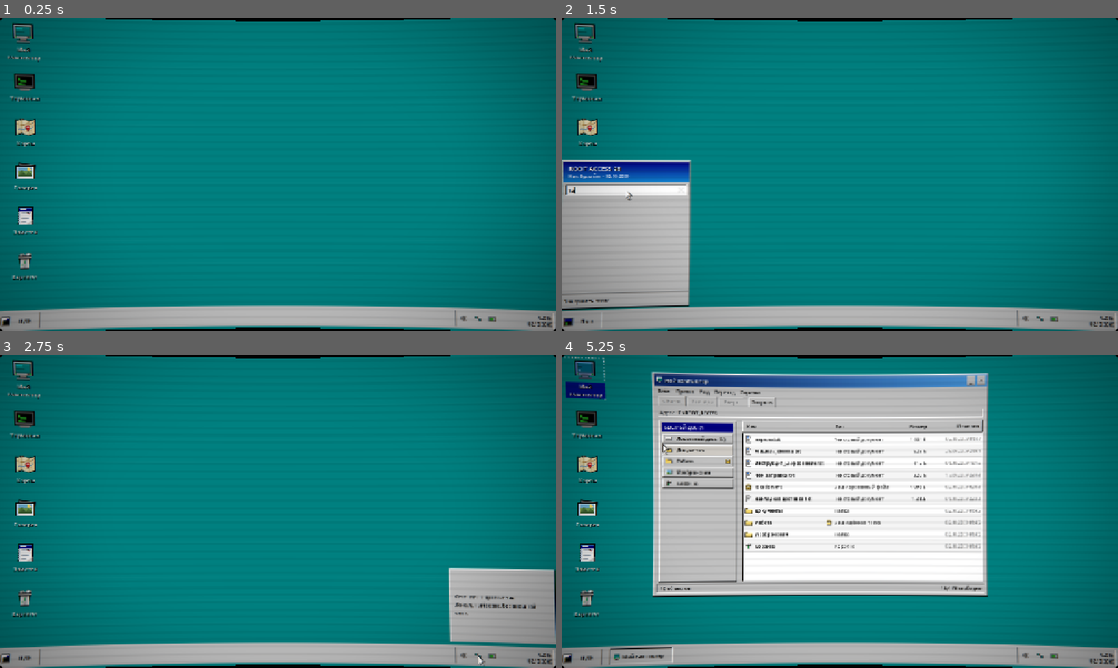
Above: before the commit, frames 1-4 (two rows, left to right).
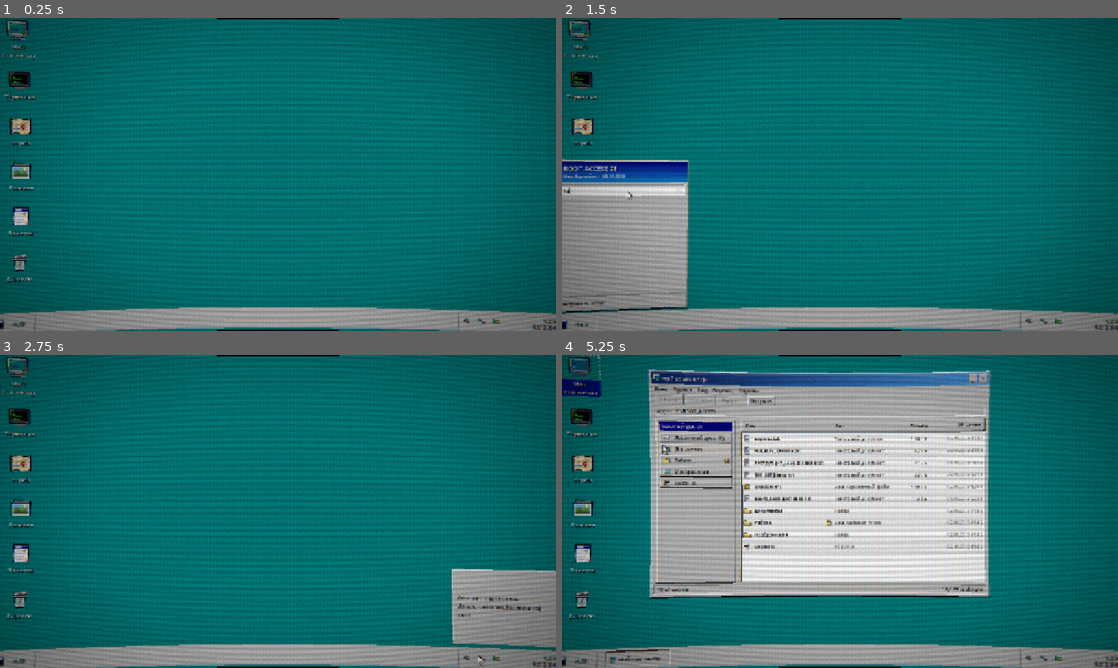
Above: after the commit, the same moments.

Repository: nikkey31/root_access
Game: Godot game, scene res://scenes/desktop/Desktop.tscn
Same seed, same stepped clock (60 frames per second), same inputs: the game is played once before the commit and once after it.
Inputs (mouse positions are in pixels of both pictures, inside the frame that each line leads up to):
- Up to frame 1 (0.25 s): no input
- Up to frame 2 (1.5 s): click "Пуск" at 0.5 s; click (623, 190) at 1.27 s; type "12" at 1.35 s
- Up to frame 3 (2.75 s): click (478, 655) at 2 s
- Up to frame 4 (5.25 s): click (1056, 655) at 2.75 s; click (1029, 655) at 3.5 s; tap Enter at 4.25 s; drag from (840, 511) to (895, 442) at 4.27 s; tap Space at 5 s; drag from (589, 380) to (812, 574) at 5.02 s

The runs differ from the first frame. In frame 1, 21% of the frame differs, in the area x 0-100%, y 0-100%; in frame 2, 25%; in frame 3, 23%; in frame 4, 43%.

Commit message:
style(ui): hardcore pixelated retro CRT without modern rounding + remove all spoilers and heavy hints

Diff:
--- a/scenes/desktop/Desktop.tscn
+++ b/scenes/desktop/Desktop.tscn
@@ -25,12 +25,17 @@
 
 [sub_resource type="ShaderMaterial" id="ShaderMaterial_crt"]
 shader = ExtResource("18_crt")
-shader_parameter/curvature = 0.05
-shader_parameter/zoom = 0.97
-shader_parameter/corner_radius = 0.03
-shader_parameter/vignette_strength = 0.12
-shader_parameter/aberration = 0.0004
+shader_parameter/curvature = 0.06
+shader_parameter/zoom = 0.98
+shader_parameter/corner_radius = 0.01
+shader_parameter/vignette_strength = 0.18
+shader_parameter/aberration = 0.0007
 shader_parameter/aspect = 1.7777778
+shader_parameter/pixel_resolution = Vector2(800, 450)
+shader_parameter/scanline_strength = 0.15
+shader_parameter/grille_strength = 0.06
+shader_parameter/color_levels = 32.0
+shader_parameter/noise_strength = 0.022
 
 [sub_resource type="SystemFont" id="SystemFont_bold"]
 font_names = PackedStringArray("Tahoma", "MS Sans Serif", "Segoe UI", "Arial")
--- a/scenes/ui/FinalTimerBar.tscn
+++ b/scenes/ui/FinalTimerBar.tscn
@@ -3,14 +3,12 @@
 [ext_resource type="Script" path="res://scripts/ui/final_timer_bar.gd" id="1_script"]
 
 [sub_resource type="StyleBoxFlat" id="StyleBox_timer"]
-bg_color = Color(0.08, 0.02, 0.02, 0.94)
+bg_color = Color(0.08, 0.02, 0.02, 0.98)
 border_width_left = 2
 border_width_top = 2
 border_width_right = 2
 border_width_bottom = 2
-border_color = Color(0.88, 0.22, 0.2, 0.95)
-shadow_color = Color(0, 0, 0, 0.6)
-shadow_size = 4
+border_color = Color(0.88, 0.22, 0.2, 1)
 
 [sub_resource type="SystemFont" id="SystemFont_bold"]
 font_names = PackedStringArray("Tahoma", "MS Sans Serif", "Segoe UI", "Arial")
--- a/scenes/ui/ThoughtBox.tscn
+++ b/scenes/ui/ThoughtBox.tscn
@@ -3,14 +3,12 @@
 [ext_resource type="Script" path="res://scripts/ui/thought_box.gd" id="1_script"]
 
 [sub_resource type="StyleBoxFlat" id="StyleBox_thought"]
-bg_color = Color(0.04, 0.04, 0.05, 0.94)
+bg_color = Color(0.03, 0.03, 0.04, 0.96)
 border_width_left = 2
 border_width_top = 2
 border_width_right = 2
 border_width_bottom = 2
-border_color = Color(0.75, 0.78, 0.82, 0.95)
-shadow_color = Color(0, 0, 0, 0.55)
-shadow_size = 6
+border_color = Color(0.75, 0.78, 0.82, 1)
 
 [sub_resource type="SystemFont" id="SystemFont_bold"]
 font_names = PackedStringArray("Tahoma", "MS Sans Serif", "Segoe UI", "Arial")
--- a/scenes/ui/ToastBanner.tscn
+++ b/scenes/ui/ToastBanner.tscn
@@ -3,14 +3,12 @@
 [ext_resource type="Script" path="res://scripts/ui/toast_banner.gd" id="1_script"]
 
 [sub_resource type="StyleBoxFlat" id="StyleBox_toast"]
-bg_color = Color(1, 1, 0.88, 0.98)
+bg_color = Color(1, 1, 0.88, 1)
 border_width_left = 1
 border_width_top = 1
 border_width_right = 2
 border_width_bottom = 2
-border_color = Color(0.15, 0.15, 0.15, 1)
-shadow_color = Color(0, 0, 0, 0.35)
-shadow_size = 3
+border_color = Color(0, 0, 0, 1)
 
 [node name="ToastBanner" type="PanelContainer"]
 visible = false
--- a/scripts/apps/explorer.gd
+++ b/scripts/apps/explorer.gd
@@ -441,15 +441,12 @@
 	# Если это файл
 	var file_path = current_path + "\\" + name
 	if name.ends_with(".enc"):
-		_show_preview("Зашифрованный файл: " + name,
-			"[color=#cc0000][b]ОШИБКА ДОСТУПА: ФАЙЛ ЗАШИФРОВАН КРИПТОКОНТЕЙНЕРОМ[/b][/color]\n\n" +
-			"Для дешифрования содержимого используйте системный [b]Терминал[/b]:\n" +
-			"[color=#000080]decrypt " + name + " -k <ключ>[/color]\n\n" +
-			"Инструкция по ключу шифрования находится в файле [b]инструкция_шифрование.txt[/b].",
+		_show_preview("Ошибка чтения: " + name,
+			"[color=#800000][b]НЕВОЗМОЖНО ОТКРЫТЬ ФАЙЛ[/b][/color]\n\n" +
+			"Формат файла не распознан или данные зашифрованы (заголовок 0x7F454C46).\n" +
+			"Отображение содержимого в текстовом режиме недоступно.",
 			false
 		)
-		if GameState and GameState.current_difficulty == GameState.Difficulty.EASY:
-			GameState.trigger_thought("Ник: «Зашифровано... Нужно воспользоваться Терминалом и ключом из инструкции».", true)
 		return
 
 	if name.ends_with(".txt"):
@@ -462,11 +459,8 @@
 		_show_preview(name, text_content, true)
 		file_opened.emit(name)
 
-		# Сюжетный триггер для накладной доставки
 		if name.contains("накладная_доставка") and GameState:
 			GameState.is_trash_inspected = true
-			if GameState.current_difficulty == GameState.Difficulty.EASY:
-				GameState.trigger_thought("Ник: «Накладная на аренду грузовика 6752... Арендатор Е. Рейвенс! Место доставки — Склад № 3!»", true)
 
 func _on_btn_open_pressed() -> void:
 	if not _selected_item.is_empty():
--- a/scripts/apps/notes.gd
+++ b/scripts/apps/notes.gd
@@ -35,8 +35,6 @@
 
 	if GameState:
 		GameState.is_notes_opened = true
-		if GameState.current_difficulty == GameState.Difficulty.EASY:
-			GameState.trigger_thought("Ник: «Нужно прочесть заметку с паролями... Саймон должен был где-то записать подсказку».", true)
 
 func _populate_notes_list() -> void:
 	notes_list.clear()
@@ -73,11 +71,7 @@
 	file_path_label.text = full_path
 	date_label.text = date_str
 
-	var bb_text = content
-	if file_name.ends_with("пароли.txt"):
-		bb_text = content.replace("др Юджина", "[bgcolor=#fff59d][color=#000080][b]др Юджина[/b][/color][/bgcolor]")
-
-	text_display.text = bb_text
+	text_display.text = content
 	status_left.text = "Файл: %s  |  Длина: %d симв." % [file_name.get_file(), content.length()]
 	note_opened.emit(file_name)
 
--- a/scripts/apps/previews/app_preview.gd
+++ b/scripts/apps/previews/app_preview.gd
@@ -505,20 +505,7 @@
 	_sidebar_item(sidebar, null, "Гаражи")
 	_sidebar_item(sidebar, null, "Адрес Мишель")
 	_sidebar_item(sidebar, null, "Бокс № 6752")
-	var key_item := PanelContainer.new()
-	var key_style := StyleBoxFlat.new()
-	key_style.bg_color = Color(1.0, 0.88, 0.88, 1.0)
-	key_style.border_width_left = 2
-	key_style.border_color = C_RED
-	key_style.content_margin_left = 4.0
-	key_style.content_margin_top = 2.0
-	key_style.content_margin_right = 4.0
-	key_style.content_margin_bottom = 2.0
-	key_item.add_theme_stylebox_override("panel", key_style)
-	var key_label := _make_label("Склад № 3", 11, C_RED)
-	key_label.add_theme_font_override("font", _bold_font)
-	key_item.add_child(key_label)
-	sidebar.add_child(key_item)
+	_sidebar_item(sidebar, null, "Склад № 3")
 	_sidebar_item(sidebar, null, "Свалка")
 
 	var spacer := Control.new()
@@ -754,9 +741,8 @@
 	if not has_node("/root/GameState"):
 		return
 	var gs := get_node("/root/GameState")
-	if data.get("id", "") == "photo_truck" and not gs.is_truck_photo_viewed:
+	if data.get("id", "") == "photo_truck":
 		gs.is_truck_photo_viewed = true
-		gs.trigger_thought("Странный фургон на фоне какого-то склада… большая надпись 6752 на прицепе и вывеска «Склад № 3», стоит запомнить.", true)
 
 func select_photo_by_filename(target_filename: String) -> bool:
 	for i in range(_photos.size()):
@@ -788,7 +774,7 @@
 	card.custom_minimum_size = Vector2(0, 152)
 	card.mouse_filter = Control.MOUSE_FILTER_STOP
 	card.mouse_default_cursor_shape = Control.CURSOR_POINTING_HAND
-	card.tooltip_text = "%s · %s" % [data["file"], data["date"]]
+	card.tooltip_text = data["file"]
 	card.gui_input.connect(_on_photo_card_gui_input.bind(index))
 	grid.add_child(card)
 
@@ -806,7 +792,7 @@
 	texture.mouse_filter = Control.MOUSE_FILTER_IGNORE
 	box.add_child(texture)
 
-	var caption := _make_label("%s  ·  %s" % [data["file"], data["date"]], 10, C_DARK_GRAY)
+	var caption := _make_label(data["file"], 10, C_DARK_GRAY)
 	caption.horizontal_alignment = HORIZONTAL_ALIGNMENT_CENTER
 	caption.mouse_filter = Control.MOUSE_FILTER_IGNORE
 	box.add_child(caption)
@@ -837,7 +823,7 @@
 	var data: Dictionary = _photos[_selected_photo_index]
 	if data.get("id", "") == "photo_pickup_birthday" and has_node("/root/GameState"):
 		get_node("/root/GameState").is_exif_viewed = true
-	var body := "[b]Файл:[/b] %s\n[b]Тип:[/b] JPEG\n[b]Размер:[/b] %s\n\n[b]Дата съёмки:[/b] [bgcolor=#fff59d]%s[/bgcolor] в %s\n[b]Камера:[/b] %s\n[b]Разрешение:[/b] %s" % [
+	var body := "[b]Файл:[/b] %s\n[b]Тип:[/b] JPEG\n[b]Размер:[/b] %s\n\n[b]Дата съёмки:[/b] %s %s\n[b]Камера:[/b] %s\n[b]Разрешение:[/b] %s" % [
 		data["file"],
 		data["size"],
 		data["date"],
--- a/scripts/apps/previews/map_preview.gd
+++ b/scripts/apps/previews/map_preview.gd
@@ -10,61 +10,73 @@
 const MARKERS := [
 	{
 		"name": "Дом Саймона",
-		"address": "ул. Лесная, 12",
-		"note": "Жилой дом. Здесь живёт Саймон Раклин.",
+		"address": "ул. Береговая, 14",
+		"note": "Частный одноэтажный дом. Указан как адрес проживания С. Раклина.",
+		"action": "[ Отправить группу захвата ]",
+		"action_result": "Группа захвата направлена по адресу: ул. Береговая, 14.\nОжидайте доклад с места.",
 		"pos": Vector2(0.24, 0.30),
-		"color": Color(0.15, 0.35, 0.75),
+		"color": Color(0.16, 0.32, 0.56),
 		"key": false,
 	},
 	{
 		"name": "Дом брата",
 		"address": "ул. Мира, 8",
-		"note": "Квартира Юджина Рейвенса, брата Саймона.",
+		"note": "Жилой дом. Зарегистрирован на Е. Рейвенса.",
+		"action": "[ Отправить группу захвата ]",
+		"action_result": "Группа захвата направлена по адресу: ул. Мира, 8.\nОжидайте доклад с места.",
 		"pos": Vector2(0.48, 0.20),
-		"color": Color(0.15, 0.35, 0.75),
+		"color": Color(0.16, 0.32, 0.56),
 		"key": false,
 	},
 	{
 		"name": "Гаражи",
-		"address": "Гаражный кооператив «Мотор»",
-		"note": "Здесь стоит ржавый пикап со снимка из Галереи.",
+		"address": "Гаражный кооператив «Восток»",
+		"note": "Ряд металлических гаражных боксов на восточной окраине.",
+		"action": "[ Отправить группу захвата ]",
+		"action_result": "Группа захвата направлена в ГК «Восток».\nОжидайте доклад с места.",
 		"pos": Vector2(0.72, 0.30),
-		"color": Color(0.45, 0.35, 0.15),
+		"color": Color(0.32, 0.32, 0.32),
 		"key": false,
 	},
 	{
 		"name": "Адрес Мишель",
 		"address": "ул. Ленина, 54",
 		"card_address": "Address: LENINA 54",
-		"note": "Домашний адрес Мишель Юхновой. Адрес записан латиницей — пригодится для дешифровки.",
+		"note": "Многоквартирный жилой дом. Место проживания М. Юхновой.",
+		"action": "[ Отправить группу захвата ]",
+		"action_result": "Группа захвата направлена по адресу: ул. Ленина, 54.\nОжидайте доклад с места.",
 		"pos": Vector2(0.34, 0.55),
-		"color": Color(0.72, 0.20, 0.22),
+		"color": Color(0.16, 0.32, 0.56),
 		"key": false,
 	},
 	{
 		"name": "Бокс № 6752",
 		"address": "Северная промзона, бокс 6752",
-		"note": "Арендованный бокс. Проверить, не ложный ли это след.",
+		"note": "Одиночный металлический бокс в промышленном секторе.",
+		"action": "[ Отправить группу захвата ]",
+		"action_result": "Группа захвата направлена в Бокс № 6752.\nОжидайте доклад с места.",
 		"pos": Vector2(0.62, 0.68),
-		"color": Color(0.45, 0.35, 0.15),
+		"color": Color(0.32, 0.32, 0.32),
 		"key": false,
 	},
 	{
 		"name": "Склад № 3",
-		"address": "Северная промзона, ворота 3",
-		"note": "По накладной сюда привезли оборудование на фургоне 6752. Здесь держат Мишель.",
+		"address": "Северная промзона, проезд Заводской, 12",
+		"note": "Заброшенный складской комплекс за бетонным забором.",
 		"action": "[ Отправить группу захвата ]",
 		"action_result": "Группа захвата направлена на Склад № 3.\nОжидайте доклад с места.",
 		"pos": Vector2(0.82, 0.58),
-		"color": Color(0.78, 0.12, 0.12),
-		"key": true,
+		"color": Color(0.32, 0.32, 0.32),
+		"key": false,
 	},
 	{
 		"name": "Свалка",
-		"address": "За городом, 14-й км",
-		"note": "Заброшенная свалка. Одна из ложных точек на карте.",
+		"address": "Окружное шоссе, 9-й км",
+		"note": "Заброшенный пункт приёма металлолома за городом.",
+		"action": "[ Отправить группу захвата ]",
+		"action_result": "Группа захвата направлена на Свалку (9-й км).\nОжидайте доклад с места.",
 		"pos": Vector2(0.18, 0.80),
-		"color": Color(0.35, 0.35, 0.35),
+		"color": Color(0.32, 0.32, 0.32),
 		"key": false,
 	},
 ]
@@ -198,31 +210,26 @@
 	draw_line(from, to, Color(1.0, 1.0, 1.0, 0.45), 1.0)
 
 func _draw_marker(marker: Dictionary, index: int) -> void:
-	var pos: Vector2 = Vector2(size.x * marker["pos"].x, size.y * marker["pos"].y)
+	var pos: Vector2 = Vector2(roundf(size.x * marker["pos"].x), roundf(size.y * marker["pos"].y))
 	var color: Color = marker["color"]
-	var key: bool = marker["key"]
 	var hovered := index == _hovered_marker
-	if key:
-		draw_circle(pos, 16.0, Color(1, 1, 1, 0.75))
-		draw_arc(pos, 16.0, 0, TAU, 32, color, 2.0)
 	if hovered:
-		draw_circle(pos, 15.0, Color(1.0, 0.95, 0.55, 0.35))
-		draw_arc(pos, 15.0, 0, TAU, 32, Color(0.1, 0.25, 0.65, 1.0), 2.0)
-	# Булавка: круг с ножкой.
-	draw_circle(pos + Vector2(0, 3), 8.0, Color(0, 0, 0, 0.18))
-	draw_circle(pos, 8.0, color)
-	draw_circle(pos, 8.0, Color(0, 0, 0, 0.35), false, 1.0)
-	draw_circle(pos, 3.0, Color(1, 1, 1, 0.9))
-	draw_line(pos + Vector2(0, 7), pos + Vector2(0, 15), color, 2.0)
+		draw_rect(Rect2(pos - Vector2(9, 9), Vector2(18, 18)), Color(1.0, 0.95, 0.55, 0.55))
+		draw_rect(Rect2(pos - Vector2(9, 9), Vector2(18, 18)), Color(0.0, 0.0, 0.5, 1.0), false, 1.0)
+	# Строгая квадратная ретро-метка с чёрной рамкой (стиль карт 90-х).
+	draw_line(pos + Vector2(0, 6), pos + Vector2(0, 14), Color(0, 0, 0, 1), 2.0)
+	draw_rect(Rect2(pos - Vector2(6, 6), Vector2(12, 12)), color)
+	draw_rect(Rect2(pos - Vector2(6, 6), Vector2(12, 12)), Color(0, 0, 0, 1), false, 1.0)
+	draw_rect(Rect2(pos - Vector2(2, 2), Vector2(4, 4)), Color(1, 1, 1, 1))
 
 	var label: String = marker["name"]
-	var font_size := 10 if not key else 11
+	var font_size := 10
 	var text_size := _font.get_string_size(label, HORIZONTAL_ALIGNMENT_LEFT, -1, font_size)
-	var label_pos := pos + Vector2(12, -8)
+	var label_pos := pos + Vector2(11, -6)
 	var rect := Rect2(label_pos - Vector2(3, 12), Vector2(text_size.x + 6, 16))
-	draw_rect(rect, Color(1, 1, 0.86, 0.98) if hovered else Color(1, 1, 1, 0.88))
-	draw_rect(rect, Color(0.1, 0.25, 0.65, 1.0) if hovered else (color if key else Color(0.55, 0.55, 0.55, 0.6)), false, 1.0)
-	draw_string(_font, label_pos, label, HORIZONTAL_ALIGNMENT_LEFT, -1, font_size, color.darkened(0.35))
+	draw_rect(rect, Color(1, 1, 0.86, 1.0) if hovered else Color(0.95, 0.95, 0.92, 0.96))
+	draw_rect(rect, Color(0.0, 0.0, 0.5, 1.0) if hovered else Color(0.15, 0.15, 0.15, 0.9), false, 1.0)
+	draw_string(_font, label_pos, label, HORIZONTAL_ALIGNMENT_LEFT, -1, font_size, Color(0.05, 0.05, 0.05, 1.0))
 
 func _draw_caption(pos: Vector2, text: String, color: Color, font_size: int) -> void:
 	draw_string(_font, pos, text, HORIZONTAL_ALIGNMENT_LEFT, -1, font_size, color)
--- a/scripts/core/VFS.gd
+++ b/scripts/core/VFS.gd
@@ -54,9 +54,9 @@
 	"C:\\ROOT_ACCESS\\чек_заправка.txt": {
 		"type": "file",
 		"is_encrypted": false,
-		"content": "АЗС «Северная» № 14\nДата: 17.09.2009 23:41\nТопливо: АИ-95 (45 л)\nСумма: 1 125.00 руб.\nСпособ оплаты: Наличные\nМесто: Развилка промзоны, поворот на Склад № 3\nКассир: Смирнова О.",
+		"content": "АЗС «Северная» № 14\nДата: 29.09.2009 23:14\nТопливо: Дизель (60 л)\nСумма: 1 380.00 руб.\nСпособ оплаты: Наличные\nМесто: Северная промзона, км 4\nКассир: Смирнова О.",
 		"size_str": "320 Б",
-		"date_str": "17.09.2009 23:43",
+		"date_str": "29.09.2009 23:16",
 		"type_str": "Текстовый документ"
 	},
 	"C:\\ROOT_ACCESS\\накладная_доставка.txt": {
@@ -78,8 +78,8 @@
 	"C:\\ROOT_ACCESS\\черновик_письма.txt": {
 		"type": "file",
 		"is_encrypted": false,
-		"content": "Черновик (не отправлено):\nЮджин, фургон у склада 3. Не звони мне на этот номер ночью.\nВсё должно пройти тихо. Ключи под щитком.",
-		"size_str": "1,0 КБ",
+		"content": "Черновик (не отправлено):\nЗдравствуйте, по поводу оплаты аренды бокса за октябрь — переведу наличными до пятницы. Квитанцию за свет забрал.",
+		"size_str": "410 Б",
 		"date_str": "28.09.2009 03:22",
 		"type_str": "Текстовый документ"
 	},
--- a/scripts/desktop/desktop.gd
+++ b/scripts/desktop/desktop.gd
@@ -70,11 +70,11 @@
 @export var story_minute: int = 15
 @export var story_date: String = "02.10.2009"
 @export var crt_enabled: bool = true
-@export var crt_curvature: float = 0.05
-@export var crt_zoom: float = 0.97
-@export var crt_corner_radius: float = 0.03
-@export var crt_vignette: float = 0.12
-@export var crt_aberration: float = 0.0004
+@export var crt_curvature: float = 0.06
+@export var crt_zoom: float = 0.98
+@export var crt_corner_radius: float = 0.01
+@export var crt_vignette: float = 0.18
+@export var crt_aberration: float = 0.0007
 
 @onready var icons_root: GridContainer = $DesktopSurface/Icons
 @onready var window_layer: Control = $DesktopSurface/WindowLayer
--- a/shaders/crt_lens.gdshader
+++ b/shaders/crt_lens.gdshader
@@ -1,49 +1,107 @@
 shader_type canvas_item;
 render_mode unshaded;
 
-// Выпуклая линза кинескопа: изображение выгибается наружу, края уходят
-// в чёрные скруглённые углы. Картинка берётся из screen texture, поэтому
-// программный курсор, нарисованный до этого оверлея, тоже проходит через
-// линзу и остаётся визуально под реальной мышью.
+// Жёсткий ретро-CRT шейдер (стиль мониторов и Toughbook конца 90-х / 2000-х):
+// - без современных скруглений углов;
+// - пикселизация (filter_nearest + привязка к сетке ретро-разрешения);
+// - 16-битное квантование цвета с Bayer-дизерингом;
+// - горизонтальные сканлайны, лёгкая RGB-маска люминофора и аналоговое зерно;
+// - выпуклая линза кинескопа, синхронизированная с программным курсором.
 
-uniform sampler2D screen_texture : hint_screen_texture, repeat_disable, filter_linear;
-uniform float curvature : hint_range(0.0, 0.35) = 0.05;
-uniform float zoom : hint_range(0.85, 1.0) = 0.97;
-uniform float corner_radius : hint_range(0.02, 0.12) = 0.03;
-uniform float vignette_strength : hint_range(0.0, 0.6) = 0.12;
-uniform float aberration : hint_range(0.0, 0.004) = 0.0004;
+uniform sampler2D screen_texture : hint_screen_texture, repeat_disable, filter_nearest;
+uniform float curvature : hint_range(0.0, 0.35) = 0.06;
+uniform float zoom : hint_range(0.85, 1.0) = 0.98;
+uniform float corner_radius : hint_range(0.0, 0.12) = 0.01;
+uniform float vignette_strength : hint_range(0.0, 0.6) = 0.18;
+uniform float aberration : hint_range(0.0, 0.008) = 0.0007;
 uniform float aspect = 1.7777778;
+
+uniform vec2 pixel_resolution = vec2(800.0, 450.0);
+uniform float scanline_strength : hint_range(0.0, 0.45) = 0.15;
+uniform float grille_strength : hint_range(0.0, 0.25) = 0.06;
+uniform float color_levels : hint_range(8.0, 64.0) = 32.0;
+uniform float noise_strength : hint_range(0.0, 0.1) = 0.022;
+
+float bayer4(vec2 p) {
+	ivec2 ip = ivec2(mod(p, 4.0));
+	int index = ip.y * 4 + ip.x;
+	if (index == 0) return 0.0 / 16.0;
+	if (index == 1) return 8.0 / 16.0;
+	if (index == 2) return 2.0 / 16.0;
+	if (index == 3) return 10.0 / 16.0;
+	if (index == 4) return 12.0 / 16.0;
+	if (index == 5) return 4.0 / 16.0;
+	if (index == 6) return 14.0 / 16.0;
+	if (index == 7) return 6.0 / 16.0;
+	if (index == 8) return 3.0 / 16.0;
+	if (index == 9) return 11.0 / 16.0;
+	if (index == 10) return 1.0 / 16.0;
+	if (index == 11) return 9.0 / 16.0;
+	if (index == 12) return 15.0 / 16.0;
+	if (index == 13) return 7.0 / 16.0;
+	if (index == 14) return 13.0 / 16.0;
+	return 5.0 / 16.0;
+}
+
+float hash12(vec2 p) {
+	vec3 p3 = fract(vec3(p.xyx) * 0.1031);
+	p3 += dot(p3, p3.yzx + 33.33);
+	return fract((p3.x + p3.y) * p3.z);
+}
 
 void fragment() {
 	vec2 uv = SCREEN_UV;
 
-	// Переводим координаты в пространство с одинаковым масштабом по осям,
-	// чтобы линза была круглой, а не вытянутой по ширине экрана.
 	vec2 p = (uv - 0.5) * 2.0;
 	p.x *= aspect;
 	float r2 = dot(p, p) / (aspect * aspect + 1.0);
 
-	// Обратное бочкообразное искажение: экранный пиксель берёт сэмпл
-	// ближе к центру, поэтому картинка визуально выгибается наружу.
+	// Бочкообразное искажение кинескопа (синхронно с crt_screen_to_ui).
 	vec2 lens_p = p * (1.0 - curvature * r2);
 	vec2 src_uv = 0.5 + (lens_p / vec2(aspect, 1.0)) * 0.5;
 	src_uv = (src_uv - 0.5) / zoom + 0.5;
 
-	// Скруглённые углы кинескопа.
+	// Жёсткая рамка экрана без скруглённых "современных" углов.
 	vec2 q = abs(p) - vec2(aspect - corner_radius, 1.0 - corner_radius);
 	float sd = length(max(q, vec2(0.0))) + min(max(q.x, q.y), 0.0) - corner_radius;
-	float mask = 1.0 - smoothstep(-0.0015, 0.0015, sd);
+	float mask = step(sd, 0.0);
 
-	// Очень лёгкая хроматическая аберрация по краям.
+	// Привязка к ретро-пиксельной сетке.
+	vec2 pix_coord = floor(src_uv * pixel_resolution);
+	vec2 snapped_uv = (pix_coord + 0.5) / pixel_resolution;
+
+	// Хроматическое расхождение лучей ЭЛТ.
 	vec2 dir = normalize(p + vec2(0.00001));
-	float ca = aberration * r2;
+	float ca = aberration * (0.35 + r2);
 	vec3 color;
-	color.r = texture(screen_texture, src_uv + dir * ca).r;
-	color.g = texture(screen_texture, src_uv).g;
-	color.b = texture(screen_texture, src_uv - dir * ca).b;
+	color.r = texture(screen_texture, snapped_uv + dir * ca).r;
+	color.g = texture(screen_texture, snapped_uv).g;
+	color.b = texture(screen_texture, snapped_uv - dir * ca).b;
 
+	// 16-битный дизеринг и квантование палитры (High Color 90-х).
+	float dither = (bayer4(pix_coord) - 0.5) / color_levels;
+	color = clamp(floor((color + dither) * color_levels + 0.5) / color_levels, 0.0, 1.0);
+
+	// Чёткие горизонтальные сканлайны.
+	float scan = sin(src_uv.y * pixel_resolution.y * 3.14159265);
+	color *= 1.0 - scanline_strength * (0.5 - 0.5 * scan);
+
+	// Субпиксельная вертикальная маска (aperture grille).
+	float triad = mod(floor(FRAGCOORD.x), 3.0);
+	vec3 grille = vec3(
+		1.0 - grille_strength * step(0.5, abs(triad - 0.0)),
+		1.0 - grille_strength * step(0.5, abs(triad - 1.0)),
+		1.0 - grille_strength * step(0.5, abs(triad - 2.0))
+	);
+	color *= grille;
+
+	// Лёгкое живое зерно аналогового сигнала.
+	float grain = (hash12(pix_coord + fract(TIME * 17.3) * 100.0) - 0.5) * noise_strength;
+	color = clamp(color + vec3(grain), 0.0, 1.0);
+
+	// Виньетирование по краям кинескопа.
 	vec2 centered = uv - 0.5;
-	float edge = smoothstep(0.35, 0.95, length(centered) * 1.414);
+	float edge = smoothstep(0.32, 0.98, length(centered) * 1.414);
 	color *= 1.0 - vignette_strength * edge;
 
 	float inside = step(0.0, src_uv.x) * step(src_uv.x, 1.0)
--- a/tests/test_notes_and_explorer.gd
+++ b/tests/test_notes_and_explorer.gd
@@ -79,7 +79,7 @@
 	# Проверка чтения чек_заправка.txt
 	notes.open_note("чек_заправка.txt")
 	var text_gas = notes.text_display.get_parsed_text()
-	_check(text_gas.contains("АЗС «Северная»") and text_gas.contains("Склад № 3"), "Содержимое чек_заправка.txt прочитано из VFS (упоминает Склад № 3)")
+	_check(text_gas.contains("АЗС «Северная»") and text_gas.contains("Северная промзона"), "Содержимое чек_заправка.txt прочитано из VFS")
 
 	notes.queue_free()
 	await get_tree().process_frame
